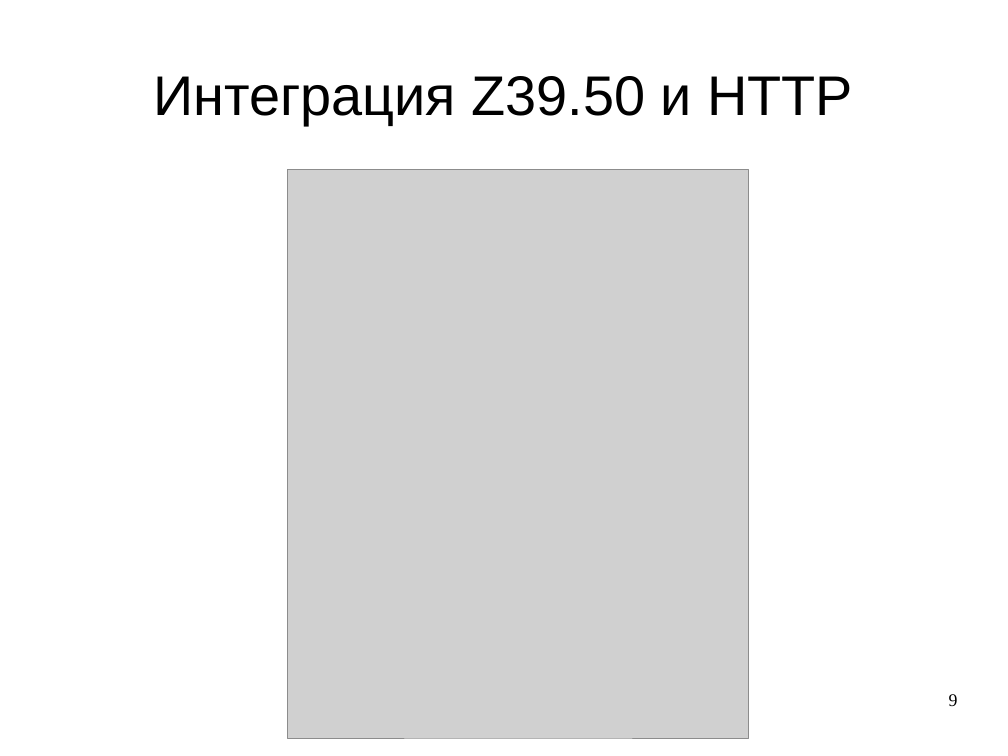
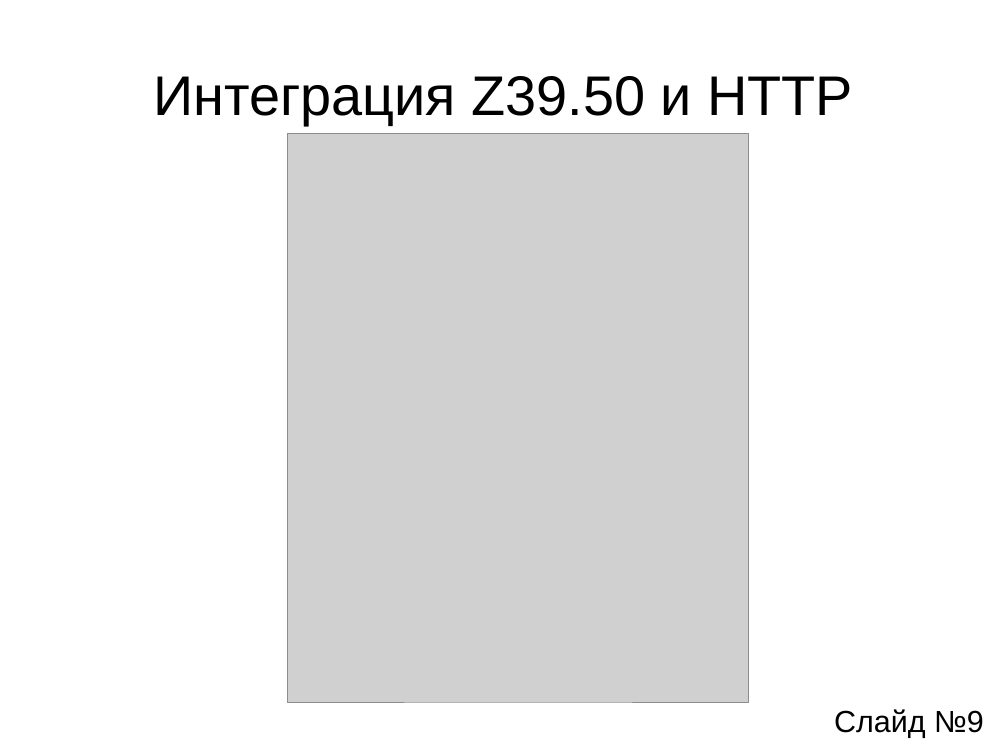
Before and after one commit to aeremenok/a-team-777, a slide deck: slide 9 of diploma/ssv/ssv-presentation.odp. Drawn at 1008x756 pixels with LibreOffice and Linux fonts; fonts in the diff are those of the drawing; grey boxes stand for pictures. Boxes give left, top, right and bottom in pixels: in the first picture for what was removed or moved away, otherwise in the second. Text is boxed around its words. In the diff, an @@ line names an element or a change of style, - is before the commit and + after.

```diff
--- a/diploma/ssv/ssv-presentation.odp
+++ b/diploma/ssv/ssv-presentation.odp
@@ picture: place and size @@
-picture at [288, 170, 749, 739]
+picture at [288, 134, 749, 702]
@@ text added at [834, 709, 984, 738], 24 pt, text #000000 @@
+Слайд №9
@@ page number removed at [949, 694, 958, 706] @@
-9
```
Also in this commit, not shown: 9 other slides changed, 1 other file.
